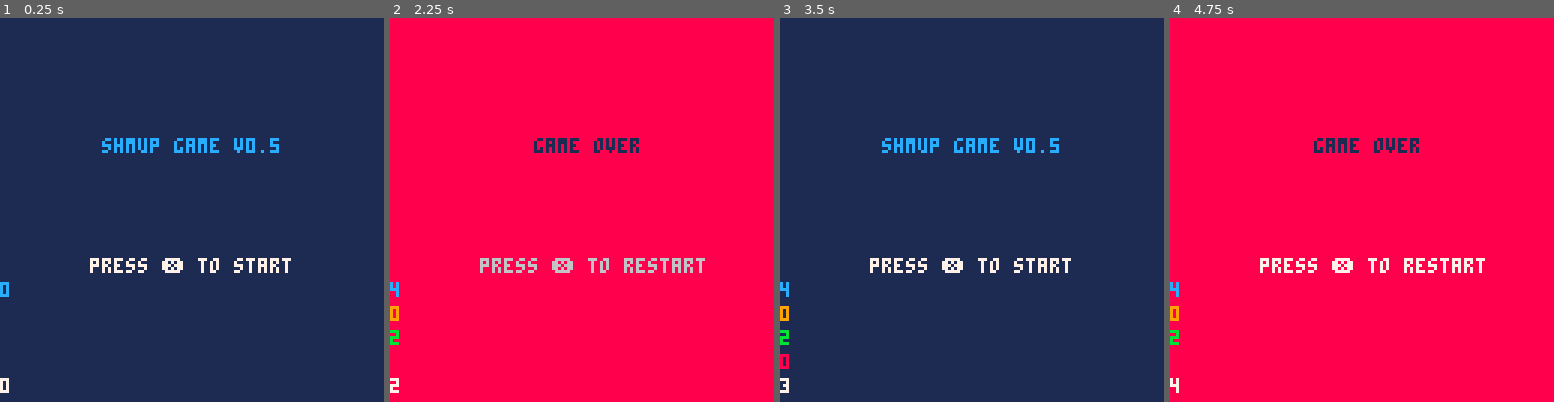
Above: before the commit, frames 1-4 (left to right).
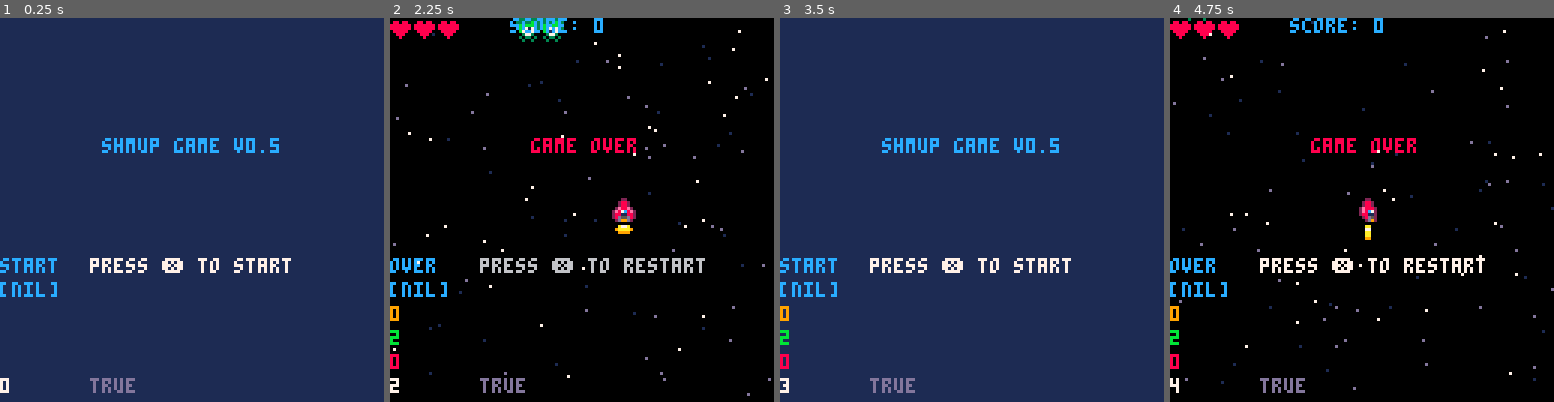
Above: after the commit, the same moments.

Repository: sirchras/p8-shmup
Game: PICO-8 cartridge shmup.p8
The game is run twice, just before and just after one commit, with the same random seed, the same clock (stepped at 60 frames per second) and the same inputs.
Inputs:
- Up to frame 1 (0.25 s): no input
- Up to frame 2 (2.25 s): tap X (X key) at 0.33, 1.07, 1.85 s; tap O (Z key) at 0.7, 1.7, 2.1 s; hold Right 1.6-2.1 s; hold Up from 2.15 s (still down)
- Up to frame 3 (3.5 s): release Up at 2.42 s; hold Right 2.47-3.03 s; tap O (Z key) at 2.5, 2.9, 3.3 s; tap X (X key) at 2.97 s; hold Left from 3.08 s (still down)
- Up to frame 4 (4.75 s): release Left at 3.58 s; hold Down 3.63-3.97 s; tap O (Z key) at 3.7, 4.1, 4.5 s; hold Right 4.02-4.68 s; tap X (X key) at 4.08 s; hold Up from 4.73 s (still down)

The runs differ from the first frame. In frame 1, 0.7% of the frame differs, in the area x 0-36%, y 62-98%; in frame 2, 98%; in frame 3, 0.8%; in frame 4, 98%, in the area x 0-100%, y 0-100%.

Commit message:
add delayed state transitions

Diff:
--- a/shmup.p8
+++ b/shmup.p8
@@ -2,48 +2,92 @@
 version 41
 __lua__
 --main
-function _init()
-	startscrn()
---	setbtnpdelay()
-end
-
-function _update()
-	local update={
-		start=update_start,
-		game=update_game,
-		over=update_over,
-		debug=update_start
-	}
-	update[state]()
-end
-
-function _draw()
-	local draw={
-		start=draw_start,
-		game=draw_game,
-		over=draw_over,
-		debug=draw_debug
-	}
-	draw[state]()
-	--debug time
-	print(flr(time()),0,120,7)
-	if (bullets) print(#bullets,0,112,8)
-	if (enemies) print(#enemies,0,104,11)
-	if (pfx) print(#pfx,0,96,9)
-	print(peek(0x5f5c),0,88,12)
+do
+	--state transition vars
+	local state,target_state
+	local tt=0 --time til trans
+	--true if state transition
+	isstatetrans=function()
+		return not not target_state
+	end
+
+	function _init()
+		--load start screen
+		startscrn()
+--		setbtnpdelay()
+	end
+
+	function _update()
+		local update={
+			start=update_start,
+			game=update_game,
+			over=update_over
+		}
+		--transition states
+		if target_state then
+			tt-=1
+			if tt<=0 then
+				--set state to target state
+				state,target_state=target_state,nil
+			end
+		end
+		update[state]()
+	end
+
+	function _draw()
+		local draw={
+			start=draw_start,
+			game=draw_game,
+			over=draw_over,
+		}
+		draw[state]()
+		--debug layout
+--		line(0,0,0,127,5)
+--		line(64,0,64,127,5)
+--		line(127,0,127,127,5)
+		--debug time
+		print(flr(time()),0,120,7)
+		--debug game objs and fx
+		if (bullets) print(#bullets,0,112,8)
+		if (enemies) print(#enemies,0,104,11)
+		if (pfx) print(#pfx,0,96,9)
+		--debug state/transitions
+		print(state,0,80,12)
+		print(target_state,0,88,12)
+		if (target_state) print(tt,20,88,12)
+		--debug music playing
+		print(stat(57),30,120,13)
+	end
+
+	function setstate(target,delay)
+		--block if state is trans
+		if (target_state) return
+		local delay=delay or 0
+		--if no delay,set state
+		if delay==0 then
+			state=target
+			return
+		end
+		tt=delay
+		target_state=target
+	end
 end
 
 --update init btnp delay to val
 -- or disables if none provided
 function setbtnpdelay(delay)
+	--default init btnp delay: 15
+	--default rep btnp delay: 4
 	local delay=delay or 255
 	poke(0x5f5c,delay)
 end
+
+
 -->8
 --start state
 function startscrn()
 	--set state, play music
-	state="start"
+	setstate("start")
 	music(1)
 end
 
@@ -64,9 +108,8 @@
 --game state
 function startgame()
 	--state
-	state="game"
-	--set init btnp delay equal
-	-- to rep delay
+	setstate("game")
+	--set init btnp delay
 	setbtnpdelay(4)
 	--fade music
 	music(-1,2000)
@@ -90,9 +133,9 @@
 
 function update_game()
 	--test, remove later
-	if (btnp(🅾️)) state="over"
+	if (btnp(🅾️)) setstate("over")
 	--move player
-	p:update()
+	if (p.♥>0) p:update()
 	--move bullets
 	for i=#bullets,1,-1 do
 		local b=bullets[i]
@@ -118,7 +161,8 @@
 	--anim background
 	bg.update()
 	--check if game over
-	if p.♥<=0 then
+	if p.♥<=0 and
+	   not isstatetrans() then
 		gameover()
 	end
 end
@@ -128,7 +172,7 @@
 	--background
 	bg.draw()
 	--player
-	p:draw()
+	if (p.♥>0) p:draw()
 	--enemies
 	for _,e in ipairs(enemies) do
 		e:draw()
@@ -244,7 +288,7 @@
 end
 function player:draw()
 	local x,y=self.x,self.y
-	--blinking invulerability
+	--blinking
 	local ifr=self.invul
 	local blink=(
 		ifr>0 and sin(ifr/12)<0
@@ -559,12 +603,17 @@
 --over state
 function gameover()
 	--set state, play music
-	state="over"
+	setstate("over",30)
+--	setstate("over")
 	music(6)
 	setbtnpdelay()
 end
 
 function update_over()
+	--anim any remaining ptc
+	for ptc in all(pfx) do
+		ptc:update()
+	end
 	if btnp(❎) then
 		--start game
 --		startgame()
@@ -573,8 +622,8 @@
 end
 
 function draw_over()
-	cls(8)
-	print("game over",48,40,1)
+	draw_game() --draw game in bg
+	print("game over",47,40,8)
 	print("press ❎ to restart",30,80,6+ceil(sin(time())))
 end
 
